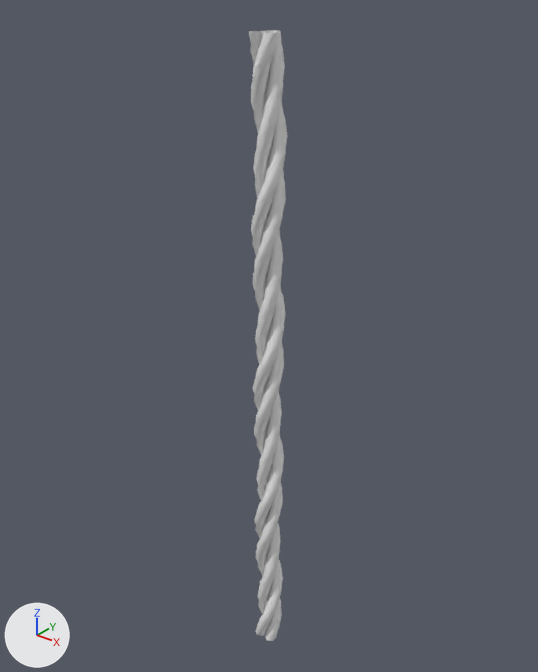
Renders of the FBX model Content/Environment/Mesh/BeanPlant/SM_BeanPlant.fbx from each side of a commit.
Camera for both pictures: a 50 mm camera at (58.6, -73.2, 102.0) aimed at (-2.1, 2.7, 54.9). Arrows for +X, +Y and +Z are at lower left; the lights stay in place. Where no turn or scale is listed for an object, it has been applied to the vertices.

Objects in the first picture: 'transform1'.
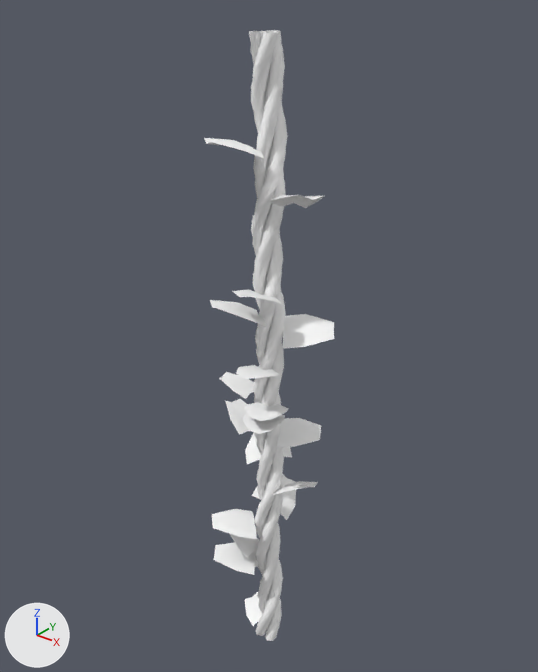
What differs and where, as boxes [x1, y1, x2, y2] in the pictures (538 x 672 px):
'transform1', reshaped (228% wider): before [249, 30, 288, 641]; after [204, 30, 334, 641]
part 1 of me_transform1, added: after [204, 138, 334, 575]
part 2 of me_transform1, added: after [245, 592, 262, 626]
part 3 of me_transform1, recoloured: [249, 30, 288, 641] in both

Patch to the scene script:
```diff
--- a/Content/Environment/Mesh/BeanPlant/SM_BeanPlant.fbx.py
+++ b/Content/Environment/Mesh/BeanPlant/SM_BeanPlant.fbx.py
@@ mat_principledshader @@
+mat_principledshader = principled_material('principledshader')
+mat_principledshader.base_color = (1.0, 1.0, 1.0)  # white #ffffff
+mat_principledshader.roughness = 0.553
@@ mat_principledshader_001 @@
+mat_principledshader_001 = principled_material('principledshader.001')
+mat_principledshader_001.base_color = (1.0, 1.0, 1.0)  # white #ffffff
+mat_principledshader_001.roughness = 0.553
@@ me_transform1 @@
 # used by ob_transform1; location = (0.0, 0.0, 0.0)
 # verts and faces of me_transform1; kept vertices keep their numbers, new ones are numbered from 882
-me_transform1.from_pydata(...)  # 882 vertices, 864 faces; spans x -2.3..2.3, y -2.3..2.3, z 0.0..96.0
+me_transform1.from_pydata(...)  # 1129 vertices, 1016 faces; spans x -8.2..9.0, y -7.9..8.8, z 0.0..96.0
+# me_transform1 part 1
+# 229 vertices are added at x -8.2..9.0, y -7.9..8.8, z 13.6..84.2
+# 5 new vertices lie (1.9, -0.7, -0.7) away from vertices in x -4.8..-3.2, y -1.1..3.6, z 13.6..14.2
+# 144 new faces join them, mat_principledshader_001 (white #ffffff)
+# me_transform1 part 2
+verts[928] = (-2.5, 4.4, 2.1)
+verts[929] = (-4.5, -0.6, 1.2)  # pixel (246, 615)
+verts[930] = (-4.0, 0.6, 1.9)  # pixel (252, 609)
+for new, old in zip([931, 932, 933], [928, 929, 930]): verts[new] = verts[old] + (2.1, -0.8, -0.4)
+verts[982] = (-3.5, 1.9, 1.7)  # pixel (259, 607)
+verts[983] = (-6.4, 3.1, 1.4)  # pixel (251, 596)
+verts[984] = (-1.3, 1.1, 1.3)
+verts[985] = (-7.0, 1.8, 1.6)  # pixel (244, 598)
+verts[986] = (-6.0, 4.3, 2.0)  # pixel (257, 591)
+verts[987] = (-3.1, 3.1, 2.3)
+verts[988] = (-0.9, 2.3, 2.0)
+faces += [(930, 982, 983, 985), (929, 930, 985), (928, 986, 987), (982, 987, 986, 983), (928, 987, 988, 931), (982, 984, 988, 987)]  # mat_principledshader_001 (white #ffffff)
+faces += [(930, 933, 984, 982), (929, 932, 933, 930)]  # mat_principledshader_001 (white #ffffff)
+# me_transform1 part 3: 864 faces spanning x -2.3..2.3, y -2.3..2.3, z 0.0..96.0 switch from no material to mat_principledshader (white #ffffff)
+me_transform1.materials.append(mat_principledshader_001)  # white #ffffff
```
